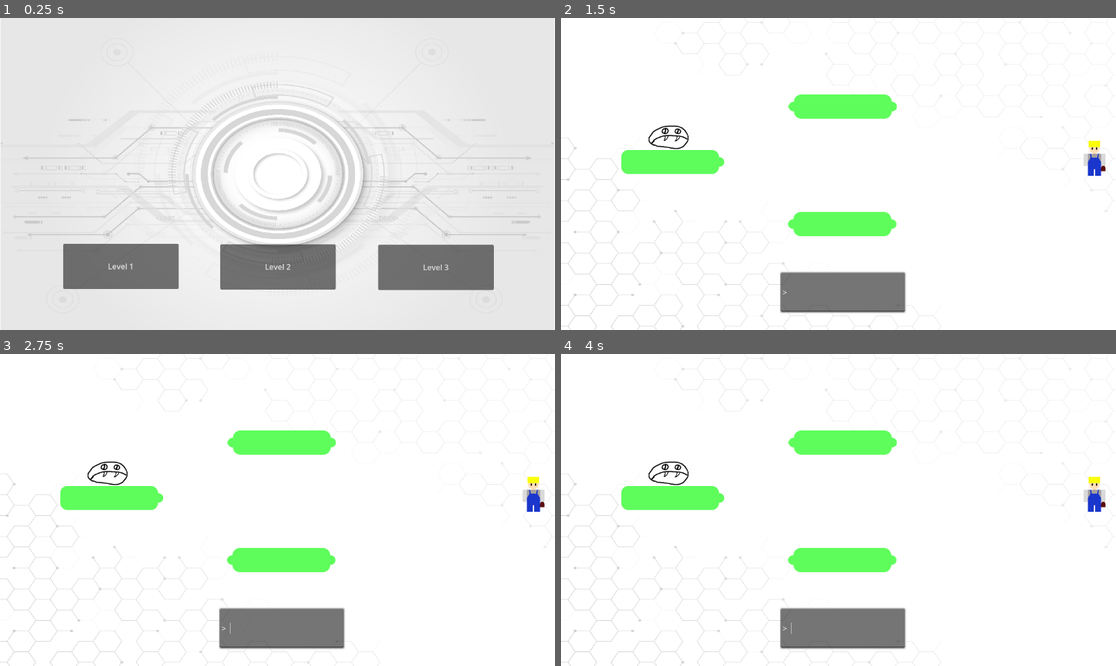
Above: before the commit, frames 1-4 (two rows, left to right).
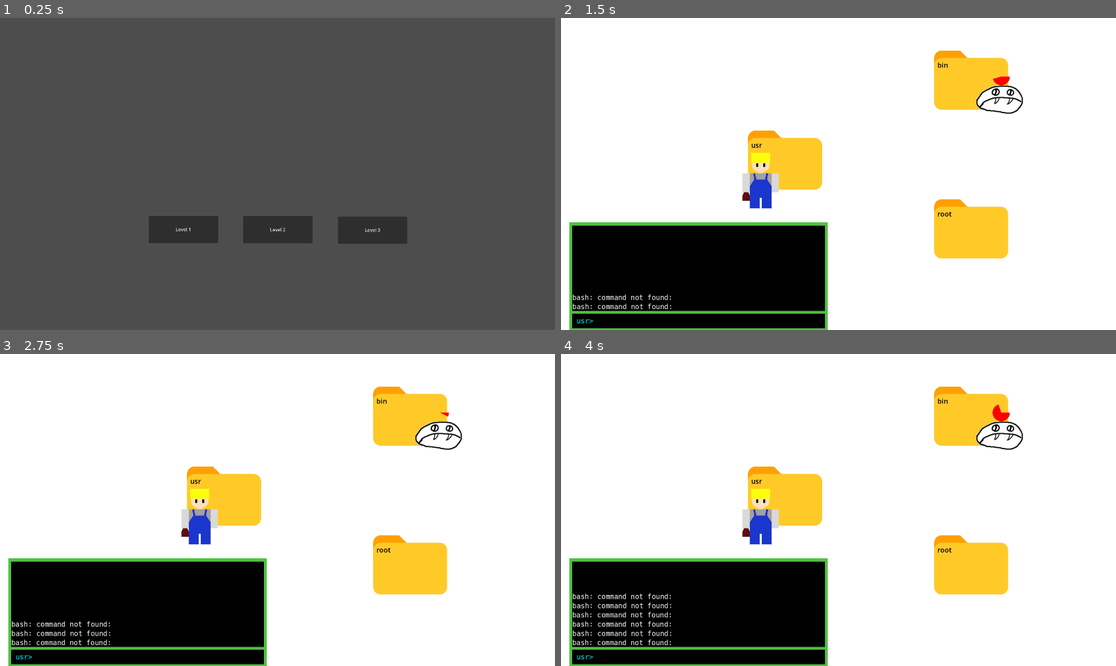
Above: after the commit, the same moments.

Repository: rhycha/G_A-SE_Project-Posixion
Game: Godot game, scene res://main_menu.tscn
Same seed, same stepped clock (60 frames per second), same inputs: the game is played once before the commit and once after it. Before the commit the project starts from res://scenes/main_menu.tscn.
Inputs:
- Up to frame 1 (0.25 s): no input
- Up to frame 2 (1.5 s): click "Level 1" at 0.5 s; tap Enter at 1.25, 1.35 s
- Up to frame 3 (2.75 s): tap Tab at 1.55, 2.1 s; tap Space at 2 s; tap Enter at 2.3 s
- Up to frame 4 (4 s): tap Enter at 2.85, 3.5, 3.8 s; tap Tab at 3.05, 3.6 s

The runs differ from the first frame. In frame 1, 100% of the frame differs, in the area x 0-100%, y 0-100%; in frame 2, 30%; in frame 3, 30%; in frame 4, 30%.

Commit message:
Add player movement

Diff:
--- a/Source/LineEdit.gd
+++ /dev/null
@@ -1,25 +0,0 @@
-extends LineEdit
-
-
-# Called when the node enters the scene tree for the first time.
-func _ready(history_size = 5, text = "> "):
-	grab_focus()
-	set_caret_column(2)
-
-func _input(event):
-	return
-	#if event is InputEventKey and event.is_pressed():
-		#var key_text = OS.get_scancode_string(event.scancode)
-		#if key_text == "BackSpace":
-			#var new_text = $Label.text
-			#new_text.erase($Label.text.length()-1,1)
-			#$Label.text = new_text
-		#elif key_text == "Space":
-			#$Label.text += " "
-		#elif key_text == "Enter":
-			#$Label.text += "\n"
-		#else:
-			#$Label.text += key_text
-# Called every frame. 'delta' is the elapsed time since the previous frame.
-func _process(delta):
-	pass
--- a/Source/scenes/console/console.gd
+++ b/Source/UI/console/console.gd
@@ -14,7 +14,7 @@
 	return s + String(arr[-1])
 
 func set_current_directory(text):
-	current_directory.text = text
+	current_directory.text = text + "> "
 
 func clear():
 	input_field.clear()
@@ -65,7 +65,7 @@
 	var argument = text[1]
 	for direction in child_folder_names:
 		if argument == direction:
-			return [["cd", direction], text]
+			return [["cd", direction], input_field.text]
 	return ["error","cd: no such file or directory: " + argument]
 
 func set_child_folder_names(names : Array):
--- a/Source/console.tscn
+++ b/Source/UI/console/console.tscn
@@ -1,18 +1,26 @@
-[gd_scene load_steps=4 format=3 uid="uid://doyxqlx6p277c"]
+[gd_scene load_steps=7 format=3 uid="uid://doyxqlx6p277c"]
 
-[ext_resource type="Script" path="res://console.gd" id="1_0ohg7"]
+[ext_resource type="Script" path="res://UI/console/console.gd" id="1_dohpa"]
+[ext_resource type="FontFile" uid="uid://xmewfts2fgkc" path="res://UI/console/Hack-Regular.ttf" id="2_gc0hn"]
 
 [sub_resource type="StyleBoxFlat" id="StyleBoxFlat_eea8e"]
-bg_color = Color(0.647059, 0.647059, 0.647059, 1)
+bg_color = Color(0.313726, 0.760784, 0.25098, 1)
 
-[sub_resource type="Theme" id="Theme_bn2fw"]
+[sub_resource type="StyleBoxFlat" id="StyleBoxFlat_w2vqe"]
+bg_color = Color(0, 0, 0, 1)
+
+[sub_resource type="StyleBoxFlat" id="StyleBoxFlat_ob7t3"]
+bg_color = Color(0, 0, 0, 1)
+
+[sub_resource type="StyleBoxFlat" id="StyleBoxFlat_pdof4"]
+bg_color = Color(0, 0, 0, 1)
 
 [node name="CLI" type="Control"]
 layout_mode = 3
 anchors_preset = 0
 offset_right = 894.0
 offset_bottom = 376.0
-script = ExtResource("1_0ohg7")
+script = ExtResource("1_dohpa")
 
 [node name="Background" type="PanelContainer" parent="."]
 layout_mode = 1
@@ -38,25 +46,39 @@
 layout_mode = 2
 size_flags_vertical = 3
 size_flags_stretch_ratio = 3.0
+theme_override_styles/panel = SubResource("StyleBoxFlat_w2vqe")
 
 [node name="History" type="Label" parent="Background/MarginContainer/VBoxContainer/CommandHistory"]
 layout_mode = 2
-text = "dzień dobry"
+size_flags_vertical = 1
+theme_override_fonts/font = ExtResource("2_gc0hn")
+theme_override_font_sizes/font_size = 24
+vertical_alignment = 2
 
 [node name="InputArea" type="PanelContainer" parent="Background/MarginContainer/VBoxContainer"]
 layout_mode = 2
 size_flags_vertical = 3
+size_flags_stretch_ratio = 0.5
 
 [node name="HBoxContainer" type="HBoxContainer" parent="Background/MarginContainer/VBoxContainer/InputArea"]
 layout_mode = 2
+theme_override_constants/separation = 0
 
 [node name="CurrentDirectory" type="Label" parent="Background/MarginContainer/VBoxContainer/InputArea/HBoxContainer"]
 layout_mode = 2
 size_flags_horizontal = 3
-text = "siema"
+size_flags_vertical = 1
+theme_override_colors/font_color = Color(0, 0.964706, 1, 1)
+theme_override_fonts/font = ExtResource("2_gc0hn")
+theme_override_font_sizes/font_size = 24
+theme_override_styles/normal = SubResource("StyleBoxFlat_ob7t3")
+horizontal_alignment = 2
+vertical_alignment = 1
 
-[node name="TextEdit" type="TextEdit" parent="Background/MarginContainer/VBoxContainer/InputArea/HBoxContainer"]
+[node name="TextEdit" type="LineEdit" parent="Background/MarginContainer/VBoxContainer/InputArea/HBoxContainer"]
 layout_mode = 2
 size_flags_horizontal = 3
 size_flags_stretch_ratio = 9.0
-theme = SubResource("Theme_bn2fw")
+theme_override_fonts/font = ExtResource("2_gc0hn")
+theme_override_font_sizes/font_size = 24
+theme_override_styles/normal = SubResource("StyleBoxFlat_pdof4")
--- /dev/null
+++ b/Source/UI/hud.tscn
@@ -0,0 +1,20 @@
+[gd_scene load_steps=2 format=3 uid="uid://dqwvtxven33aj"]
+
+[ext_resource type="PackedScene" uid="uid://doyxqlx6p277c" path="res://UI/console/console.tscn" id="1_r6qwm"]
+
+[node name="HUD" type="Control"]
+layout_mode = 3
+anchors_preset = 15
+anchor_right = 1.0
+anchor_bottom = 1.0
+grow_horizontal = 2
+grow_vertical = 2
+
+[node name="CLI" parent="." instance=ExtResource("1_r6qwm")]
+layout_mode = 1
+anchors_preset = 2
+anchor_top = 1.0
+anchor_bottom = 1.0
+offset_top = -376.0
+offset_bottom = 0.0
+grow_vertical = 0
--- /dev/null
+++ b/Source/UI/timer/visual_timer.tscn
@@ -0,0 +1,11 @@
+[gd_scene load_steps=2 format=3 uid="uid://cakqcll0w3t83"]
+
+[ext_resource type="Script" path="res://VisualTimer.gd" id="1_rtw6x"]
+
+[node name="VisualTimer" type="Control"]
+layout_mode = 3
+anchors_preset = 0
+offset_right = 40.0
+offset_bottom = 40.0
+script = ExtResource("1_rtw6x")
+radius = 20.0
--- /dev/null
+++ b/Source/VisualTimer.gd
@@ -0,0 +1,24 @@
+extends Control
+
+var _time : float = 0
+@export var radius : float
+var period : float = 1
+
+# Called when the node enters the scene tree for the first time.
+func set_period(new_period):
+	period = new_period
+
+func reset_timer():
+	_time = 0
+
+func _draw():
+	var godot_blue : Color = Color.RED
+	draw_arc(Vector2(0, 0), radius, 0, (_time/2 * period) * PI, 100, godot_blue, radius * 2)
+
+
+
+func _process(delta : float):
+	_time += delta
+	if _time > period:
+		_time = 0
+	queue_redraw()
--- a/Source/console.gd
+++ /dev/null
@@ -1,69 +0,0 @@
-extends Control
-
-#@onready var command_history_field = $PanelContainer/VBoxContainer/CommandHistory
-@onready var current_directory = $Background/MarginContainer/VBoxContainer/InputArea/HBoxContainer/CurrentDirectory
-@onready var input_field = $Background/MarginContainer/VBoxContainer/InputArea/HBoxContainer/TextEdit
-@onready var command_history_field = $Background/MarginContainer/VBoxContainer/CommandHistory/History
-
-var command_history : Array
-
-func set_current_directory(text):
-	current_directory.text = text
-
-func initHistory(n: int):
-	command_history = []
-	for i in range(n):
-		command_history.append("")
-
-func clear():
-	input_field.text = ""
-
-# Called when the node enters the scene tree for the first time.
-func _ready(history_size = 5, text = ">"):
-	input_field.grab_focus()
-	initHistory(history_size)
-	set_current_directory(text)
-
-func array_to_string(arr: Array) -> String:
-	var s = ""
-	for i in arr:
-		s += String(i) + "\n"
-	return s
-
-
-func addToHistory(text):
-	command_history.pop_front()
-	command_history.append(text)
-	command_history_field.text = array_to_string(command_history)
-
-
-
-func changeDirectory(text : String, possible_directions : Array):
-	if len(text.split(" ")) == 1:
-		return ["error", "No argument for function"]
-
-	if len(text.split(" ")) > 2:
-		return ["error", "Too many arguments"]
-
-	var argument = text.split(" ")[1]
-
-	for direction in possible_directions:
-		if argument == direction:
-			return ["cd", direction]
-	return ["error","Unknown path"]
-
-
-
-
-func parseText():
-	var first_word = input_field.text.split(" ")[0]
-	match first_word:
-		"cd":
-			var result = changeDirectory(input_field.text, ["/"])
-			addToHistory(result[1])
-			return result
-		_:
-			addToHistory("Unrecognized command")
-			return ["error", ""]
-
-# Called every frame. 'delta' is the elapsed time since the previous frame.
--- /dev/null
+++ b/Source/enemies/tooth_monser/tooth_monser.gd
@@ -0,0 +1,37 @@
+extends Node2D
+
+signal catched_player
+
+var period = 2
+
+var current_folder
+
+# Called when the node enters the scene tree for the first time.
+func place_in_folder(folder, folder_position):
+	current_folder = folder
+
+	set_global_position(folder_position)
+
+
+func start_visual_timer():
+	$VisualTimer.reset_timer()
+
+func _ready():
+	$Timer.start(period)
+	$VisualTimer.set_period(period)
+
+func start_moving():
+	$Timer.start()
+
+
+func move(destination_folder, player_folder_name):
+
+	return
+
+
+func _process(delta):
+	pass
+
+
+func _on_timer_timeout():
+	catched_player.emit()
--- /dev/null
+++ b/Source/enemies/tooth_monser/tooth_monser.tscn
@@ -0,0 +1,23 @@
+[gd_scene load_steps=4 format=3 uid="uid://dpbwq63d6ipr7"]
+
+[ext_resource type="Script" path="res://enemies/tooth_monser/tooth_monser.gd" id="1_21k8w"]
+[ext_resource type="Texture2D" uid="uid://hdqrtrk8dsvu" path="res://enemies/tooth_monser/mob.png" id="1_i012s"]
+[ext_resource type="PackedScene" uid="uid://cakqcll0w3t83" path="res://UI/timer/visual_timer.tscn" id="3_y8kur"]
+
+[node name="ToothMonser" type="Node2D"]
+scale = Vector2(0.5, 0.5)
+script = ExtResource("1_21k8w")
+
+[node name="Sprite2D" type="Sprite2D" parent="."]
+texture = ExtResource("1_i012s")
+
+[node name="Timer" type="Timer" parent="."]
+
+[node name="VisualTimer" parent="." instance=ExtResource("3_y8kur")]
+offset_left = 8.0
+offset_top = -160.0
+offset_right = 48.0
+offset_bottom = -120.0
+radius = 30.0
+
+[connection signal="timeout" from="Timer" to="." method="_on_timer_timeout"]
--- a/Source/scenes/enemy.tscn
+++ b/Source/enemy.tscn
@@ -1,6 +1,6 @@
 [gd_scene load_steps=2 format=3 uid="uid://37skvdmp7aqo"]
 
-[ext_resource type="Texture2D" uid="uid://8f1ajykc0nq3" path="res://player.png" id="1_o36su"]
+[ext_resource type="Texture2D" uid="uid://8f1ajykc0nq3" path="res://player/player.png" id="1_o36su"]
 
 [node name="CharacterBody2D2" type="CharacterBody2D"]
 
--- /dev/null
+++ b/Source/folder/folder.gd
@@ -0,0 +1,25 @@
+extends Node2D
+
+@onready var folder_name = $Name
+@onready var player_position = $PlayerPosition
+@onready var enemy_position = $EnemyPosition
+
+var connected_folders : Array
+
+
+
+
+func get_player_position():
+	return player_position.global_position
+
+func get_enemy_position():
+	return enemy_position.global_position
+
+func _ready():
+	folder_name.text = name
+	pass # Replace with function body.
+
+
+# Called every frame. 'delta' is the elapsed time since the previous frame.
+func _process(delta):
+	pass
--- /dev/null
+++ b/Source/folder/folder.tscn
@@ -0,0 +1,28 @@
+[gd_scene load_steps=4 format=3 uid="uid://bjf1uig5og6vp"]
+
+[ext_resource type="Script" path="res://folder/folder.gd" id="1_mhool"]
+[ext_resource type="Texture2D" uid="uid://bu03cnoqt1pqe" path="res://folder/dir_image.png" id="2_epajs"]
+
+[sub_resource type="LabelSettings" id="LabelSettings_mcmg1"]
+font_size = 24
+font_color = Color(0, 0, 0, 1)
+
+[node name="Folder" type="Node2D"]
+script = ExtResource("1_mhool")
+
+[node name="Sprite2D" type="Sprite2D" parent="."]
+scale = Vector2(0.5, 0.5)
+texture = ExtResource("2_epajs")
+
+[node name="Name" type="Label" parent="."]
+offset_left = -117.0
+offset_top = -69.0
+offset_right = -77.0
+offset_bottom = -46.0
+label_settings = SubResource("LabelSettings_mcmg1")
+
+[node name="PlayerPosition" type="Marker2D" parent="."]
+position = Vector2(-86, 72)
+
+[node name="EnemyPosition" type="Marker2D" parent="."]
+position = Vector2(100, 68)
--- /dev/null
+++ b/Source/levels/level1.gd
@@ -0,0 +1,66 @@
+extends Node2D
+
+@export var starting_folder : String
+
+@onready var console = $HUD/CLI
+@onready var folders = $Folders
+@onready var player = $Player
+
+
+var available_connections = {
+	"usr": ["bin", "root"],
+	"bin": ["usr", "root"],
+	"root": ["usr", "bin"]
+}
+
+var monsers_spawn_positions = ["bin"]
+
+
+func setup_folder_connections(folder):
+	folder.connected_folders = available_connections[folder.name]
+
+func setup_player():
+	player.position = folders.get_node(starting_folder).get_player_position()
+
+func _ready():
+	console.setup_console(available_connections[starting_folder], starting_folder)
+	setup_player()
+	spawn_monsers()
+
+	for folder in folders.get_children():
+		setup_folder_connections(folder)
+
+	pass # Replace with function body.
+
+
+func interpret_command_result(result):
+	if len(result[0]) == 1:
+		return
+	var command_and_arguments = result[0]
+	match command_and_arguments[0]:
+		"cd":
+			player.position = folders.get_node(command_and_arguments[1]).get_player_position()
+			console.setup_console(available_connections[command_and_arguments[1]], command_and_arguments[1])
+
+
+func _input(event):
+	if event is InputEventKey and event.pressed:
+		if event.keycode == KEY_ENTER:
+			var result = console.parse_text()
+			interpret_command_result(result)
+			console.clear()
+		if event.keycode == KEY_TAB:
+			console.autocomplete()
+
+
+func spawn_monsers():
+	var monster_scene = preload("res://enemies/tooth_monser/tooth_monser.tscn")
+	for spawn_position in monsers_spawn_positions:
+		var instance = monster_scene.instantiate()
+		instance.place_in_folder(available_connections[spawn_position], folders.get_node(spawn_position).get_enemy_position())
+		instance.connect("catched_player", _on_tooth_monser_catched_player)
+		$Monsers.add_child(instance)
+
+
+func _on_tooth_monser_catched_player():
+	print("encounter")
--- /dev/null
+++ b/Source/levels/level1.tscn
@@ -0,0 +1,41 @@
+[gd_scene load_steps=5 format=3 uid="uid://csxbk6wno8p41"]
+
+[ext_resource type="Script" path="res://levels/level1.gd" id="1_2xkir"]
+[ext_resource type="PackedScene" uid="uid://cc6bhuqiilc16" path="res://player/player.tscn" id="2_3ceo2"]
+[ext_resource type="PackedScene" uid="uid://dqwvtxven33aj" path="res://UI/hud.tscn" id="2_myxnv"]
+[ext_resource type="PackedScene" uid="uid://bjf1uig5og6vp" path="res://folder/folder.tscn" id="4_48234"]
+
+[node name="Level1" type="Node2D"]
+script = ExtResource("1_2xkir")
+starting_folder = "usr"
+
+[node name="ColorRect" type="ColorRect" parent="."]
+offset_right = 1966.0
+offset_bottom = 1107.0
+
+[node name="HUD" parent="." instance=ExtResource("2_myxnv")]
+anchors_preset = 0
+anchor_right = 0.0
+anchor_bottom = 0.0
+offset_left = 29.0
+offset_top = 1084.0
+offset_right = 29.0
+offset_bottom = 1084.0
+grow_horizontal = 1
+grow_vertical = 1
+
+[node name="Folders" type="Node2D" parent="."]
+
+[node name="usr" parent="Folders" instance=ExtResource("4_48234")]
+position = Vector2(775, 492)
+
+[node name="bin" parent="Folders" instance=ExtResource("4_48234")]
+position = Vector2(1419, 215)
+
+[node name="root" parent="Folders" instance=ExtResource("4_48234")]
+position = Vector2(1419, 730)
+
+[node name="Player" parent="." instance=ExtResource("2_3ceo2")]
+position = Vector2(424, 346)
+
+[node name="Monsers" type="Node2D" parent="."]
--- a/Source/scenes/main_menu.gd
+++ b/Source/main_menu.gd
@@ -12,7 +12,7 @@
 
 
 func _on_level_1_pressed() -> void:
-	get_tree().change_scene_to_file("res://scenes/level1.tscn")
+	get_tree().change_scene_to_file("res://levels/level1.tscn")
 
 
 func _on_level_2_pressed() -> void:
--- a/Source/scenes/main_menu.tscn
+++ b/Source/main_menu.tscn
@@ -1,33 +1,9 @@
-[gd_scene load_steps=3 format=3 uid="uid://d4h40qjpuncxt"]
+[gd_scene load_steps=2 format=3 uid="uid://d4h40qjpuncxt"]
 
-[ext_resource type="Script" path="res://scenes/main_menu.gd" id="1_6q2vi"]
-[ext_resource type="Texture2D" uid="uid://3f1java4hwib" path="res://3258087.jpg" id="2_8cam0"]
+[ext_resource type="Script" path="res://main_menu.gd" id="1_3ugq5"]
 
 [node name="MainMenu" type="Node"]
-script = ExtResource("1_6q2vi")
-
-[node name="Wallpaper" type="TextureRect" parent="."]
-texture_filter = 1
-anchors_preset = 15
-anchor_right = 1.0
-anchor_bottom = 1.0
-grow_horizontal = 2
-grow_vertical = 2
-texture = ExtResource("2_8cam0")
-expand_mode = 3
-
-[node name="Logo" type="TextureRect" parent="."]
-anchors_preset = 8
-anchor_left = 0.5
-anchor_top = 0.5
-anchor_right = 0.5
-anchor_bottom = 0.5
-offset_left = -152.0
-offset_top = -212.0
-offset_right = 134.0
-offset_bottom = -154.0
-grow_horizontal = 2
-grow_vertical = 2
+script = ExtResource("1_3ugq5")
 
 [node name="level1" type="Button" parent="."]
 anchors_preset = 8
--- /dev/null
+++ b/Source/player/player.tscn
@@ -0,0 +1,9 @@
+[gd_scene load_steps=2 format=3 uid="uid://cc6bhuqiilc16"]
+
+[ext_resource type="Texture2D" uid="uid://8f1ajykc0nq3" path="res://player/player.png" id="1_1haxp"]
+
+[node name="Player" type="Node2D"]
+
+[node name="Sprite2D" type="Sprite2D" parent="."]
+scale = Vector2(0.75, 0.75)
+texture = ExtResource("1_1haxp")
--- a/Source/project.godot
+++ b/Source/project.godot
@@ -11,6 +11,11 @@
 [application]
 
 config/name="Posixion"
-run/main_scene="res://scenes/main_menu.tscn"
+run/main_scene="res://main_menu.tscn"
 config/features=PackedStringArray("4.2", "Forward Plus")
 config/icon="res://icon.svg"
+
+[display]
+
+window/size/viewport_width=1920
+window/size/viewport_height=1080
--- a/Source/sandbox.tscn
+++ b/Source/sandbox.tscn
@@ -1,6 +1,6 @@
 [gd_scene load_steps=3 format=3 uid="uid://dmjr7amlr64m2"]
 
-[ext_resource type="PackedScene" uid="uid://doyxqlx6p277c" path="res://scenes/console/console.tscn" id="1_1bv0v"]
+[ext_resource type="PackedScene" uid="uid://doyxqlx6p277c" path="res://UI/console/console.tscn" id="1_1bv0v"]
 [ext_resource type="Script" path="res://sandbox.gd" id="1_4qp2e"]
 
 [node name="sandbox" type="Node2D"]
--- a/Source/scenes/console/console.tscn
+++ /dev/null
@@ -1,84 +0,0 @@
-[gd_scene load_steps=7 format=3 uid="uid://doyxqlx6p277c"]
-
-[ext_resource type="Script" path="res://scenes/console/console.gd" id="1_dohpa"]
-[ext_resource type="FontFile" uid="uid://xmewfts2fgkc" path="res://scenes/console/Hack-Regular.ttf" id="2_gc0hn"]
-
-[sub_resource type="StyleBoxFlat" id="StyleBoxFlat_eea8e"]
-bg_color = Color(0.313726, 0.760784, 0.25098, 1)
-
-[sub_resource type="StyleBoxFlat" id="StyleBoxFlat_w2vqe"]
-bg_color = Color(0, 0, 0, 1)
-
-[sub_resource type="StyleBoxFlat" id="StyleBoxFlat_ob7t3"]
-bg_color = Color(0, 0, 0, 1)
-
-[sub_resource type="StyleBoxFlat" id="StyleBoxFlat_pdof4"]
-bg_color = Color(0, 0, 0, 1)
-
-[node name="CLI" type="Control"]
-layout_mode = 3
-anchors_preset = 0
-offset_right = 894.0
-offset_bottom = 376.0
-script = ExtResource("1_dohpa")
-
-[node name="Background" type="PanelContainer" parent="."]
-layout_mode = 1
-anchors_preset = 15
-anchor_right = 1.0
-anchor_bottom = 1.0
-grow_horizontal = 2
-grow_vertical = 2
-theme_override_styles/panel = SubResource("StyleBoxFlat_eea8e")
-
-[node name="MarginContainer" type="MarginContainer" parent="Background"]
-layout_mode = 2
-theme_override_constants/margin_left = 10
-theme_override_constants/margin_top = 10
-theme_override_constants/margin_right = 10
-theme_override_constants/margin_bottom = 10
-
-[node name="VBoxContainer" type="VBoxContainer" parent="Background/MarginContainer"]
-layout_mode = 2
-theme_override_constants/separation = 10
-
-[node name="CommandHistory" type="PanelContainer" parent="Background/MarginContainer/VBoxContainer"]
-layout_mode = 2
-size_flags_vertical = 3
-size_flags_stretch_ratio = 3.0
-theme_override_styles/panel = SubResource("StyleBoxFlat_w2vqe")
-
-[node name="History" type="Label" parent="Background/MarginContainer/VBoxContainer/CommandHistory"]
-layout_mode = 2
-size_flags_vertical = 1
-theme_override_fonts/font = ExtResource("2_gc0hn")
-theme_override_font_sizes/font_size = 24
-vertical_alignment = 2
-
-[node name="InputArea" type="PanelContainer" parent="Background/MarginContainer/VBoxContainer"]
-layout_mode = 2
-size_flags_vertical = 3
-size_flags_stretch_ratio = 0.5
-
-[node name="HBoxContainer" type="HBoxContainer" parent="Background/MarginContainer/VBoxContainer/InputArea"]
-layout_mode = 2
-theme_override_constants/separation = 0
-
-[node name="CurrentDirectory" type="Label" parent="Background/MarginContainer/VBoxContainer/InputArea/HBoxContainer"]
-layout_mode = 2
-size_flags_horizontal = 3
-size_flags_vertical = 1
-theme_override_colors/font_color = Color(0, 0.964706, 1, 1)
-theme_override_fonts/font = ExtResource("2_gc0hn")
-theme_override_font_sizes/font_size = 24
-theme_override_styles/normal = SubResource("StyleBoxFlat_ob7t3")
-horizontal_alignment = 2
-vertical_alignment = 1
-
-[node name="TextEdit" type="LineEdit" parent="Background/MarginContainer/VBoxContainer/InputArea/HBoxContainer"]
-layout_mode = 2
-size_flags_horizontal = 3
-size_flags_stretch_ratio = 9.0
-theme_override_fonts/font = ExtResource("2_gc0hn")
-theme_override_font_sizes/font_size = 24
-theme_override_styles/normal = SubResource("StyleBoxFlat_pdof4")
--- a/Source/scenes/level1.tscn
+++ /dev/null
@@ -1,57 +0,0 @@
-[gd_scene load_steps=8 format=3 uid="uid://csxbk6wno8p41"]
-
-[ext_resource type="Texture2D" uid="uid://b2lpwpxhdwqj7" path="res://5570869.jpg" id="1_6elxv"]
-[ext_resource type="PackedScene" uid="uid://cc6bhuqiilc16" path="res://scenes/main_character.tscn" id="2_or4lx"]
-[ext_resource type="PackedScene" uid="uid://37skvdmp7aqo" path="res://scenes/enemy.tscn" id="3_nerqt"]
-[ext_resource type="Texture2D" uid="uid://kw5bk3nygcjx" path="res://tile.png" id="4_qs3mm"]
-[ext_resource type="Texture2D" uid="uid://faroqaq04k58" path="res://twoSideTile.png" id="5_o4o5r"]
-[ext_resource type="Script" path="res://LineEdit.gd" id="6_5mjk0"]
-[ext_resource type="PackedScene" uid="uid://doyxqlx6p277c" path="res://scenes/console/console.tscn" id="7_hnlub"]
-
-[node name="Node" type="Node"]
-
-[node name="Wallpaper" type="TextureRect" parent="."]
-texture_filter = 1
-anchors_preset = 15
-anchor_right = 1.0
-anchor_bottom = 1.0
-grow_horizontal = 2
-grow_vertical = 2
-texture = ExtResource("1_6elxv")
-expand_mode = 3
-
-[node name="CharacterBody2D" parent="." instance=ExtResource("2_or4lx")]
-position = Vector2(223, 248)
-
-[node name="CharacterBody2D2" parent="." instance=ExtResource("3_nerqt")]
-position = Vector2(1108, 292)
-
-[node name="Tile1" type="Sprite2D" parent="."]
-position = Vector2(232, 299)
-texture = ExtResource("4_qs3mm")
-
-[node name="Tile2" type="Sprite2D" parent="."]
-position = Vector2(585, 184)
-texture = ExtResource("5_o4o5r")
-
-[node name="Tile3" type="Sprite2D" parent="."]
-position = Vector2(584, 428)
-texture = ExtResource("5_o4o5r")
-
-[node name="CommandPrompt" type="LineEdit" parent="."]
-offset_left = 456.0
-offset_top = 529.0
-offset_right = 714.0
-offset_bottom = 611.0
-text = "> "
-placeholder_text = "> Destination"
-caret_blink = true
-script = ExtResource("6_5mjk0")
-
-[node name="console" parent="." instance=ExtResource("7_hnlub")]
-offset_left = 1222.0
-offset_top = 151.0
-offset_right = 1374.0
-offset_bottom = 219.0
-scale = Vector2(10, 10)
-size_flags_horizontal = 0
--- a/Source/scenes/main_character.tscn
+++ /dev/null
@@ -1,10 +0,0 @@
-[gd_scene load_steps=2 format=3 uid="uid://cc6bhuqiilc16"]
-
-[ext_resource type="Texture2D" uid="uid://hdqrtrk8dsvu" path="res://mob.png" id="1_70us3"]
-
-[node name="CharacterBody2D" type="CharacterBody2D"]
-
-[node name="Sprite2D" type="Sprite2D" parent="."]
-position = Vector2(1, 0)
-scale = Vector2(0.258427, 0.25)
-texture = ExtResource("1_70us3")
Not shown, removed: Source/3128418.jpg.import
Binary file removed: Source/3258087.jpg
Binary file removed: Source/5570869.jpg
Not shown, removed: Source/5570869.jpg.import
Renamed: Source/scenes/console/Hack-Regular.ttf -> Source/UI/console/Hack-Regular.ttf
Not shown, changed: Source/UI/console/Hack-Regular.ttf.import
Renamed: Source/mob.png -> Source/enemies/tooth_monser/mob.png
Not shown, changed: Source/enemies/tooth_monser/mob.png.import
Binary file added: Source/folder/dir_image.png
Not shown, changed: Source/folder/dir_image.png.import
Not shown, removed: Source/player.png.import
Renamed: Source/player.png -> Source/player/player.png
(and 5 more such lines)
